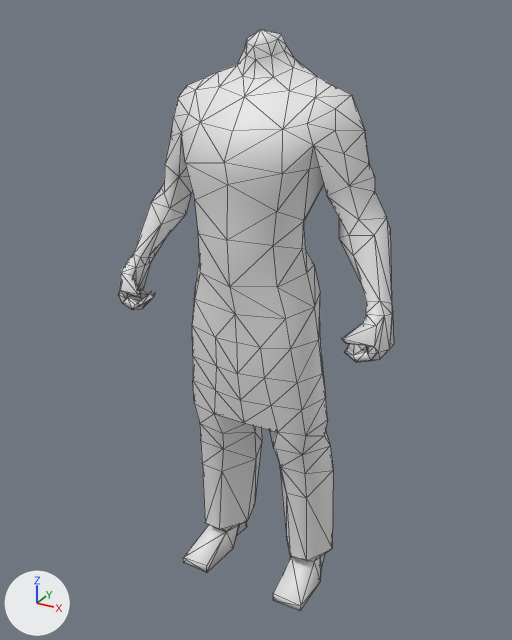
One commit to the COLLADA model art/meshes/skeletal/new/m_hero_pants_tunic.dae: the scene before it, then after it.
One viewpoint serves both versions: a 50 mm lens placed at (2.07, -3.81, 3.96), pointed at (-0.03, 0.02, 2.04). Arrows for +X, +Y and +Z are at lower left; the lights stay in place. Mesh edges are drawn as thin lines. Vertices at the same position are counted once.

Script lines for the objects in view, before the commit:
```python
me_cube_028 = bpy.data.meshes.new('Cube.028')
me_cube_028.from_pydata(...)  # 374 vertices, 744 faces; spans x -0.96..0.96, y -0.41..0.36, z 0.0..3.85
ob_m_hero_pants_tunic = bpy.data.objects.new('m_hero_pants_tunic', me_cube_028)
ob_m_hero_pants_tunic.location = (0.0, 0.0, 0.0)
```
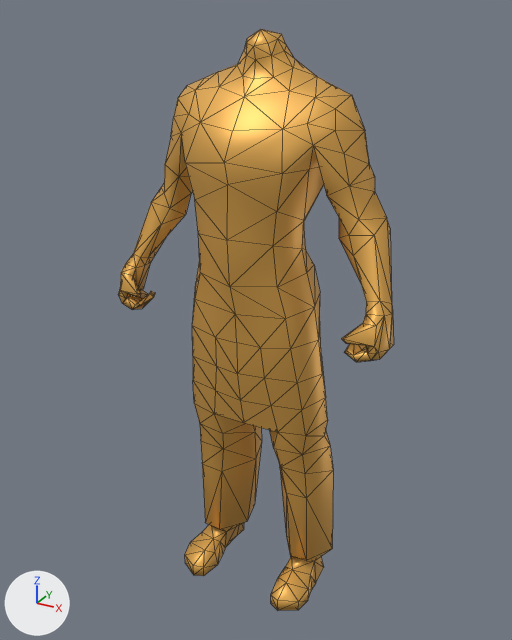
Pixel boxes [x1, y1, x2, y2] of what changed, in the pictures (512 x 640 px):
part 1 of me_cube_028, built on: before [183, 522, 325, 611]; after [185, 523, 324, 611]
part 2 of me_cube_028, recoloured: [119, 29, 394, 561] in both

What changed in the scene script:
```text
Add mat_skin:
    mat_skin = principled_material('Skin')
    mat_skin.base_color = (0.8, 0.433, 0.0937)  # orange #e7b056
    mat_skin.metallic = 0.5
Change me_cube_028:
    used by ob_m_hero_pants_tunic; location = (0.0, 0.0, 0.0)
    remove me_cube_028.from_pydata(...)  # 374 vertices, 744 faces; spans x -0.96..0.96, y -0.41..0.36, z 0.0..3.85
    add me_cube_028.from_pydata(...)  # 406 vertices, 808 faces; spans x -0.96..0.96, y -0.41..0.36, z 0.0..3.85
    me_cube_028 part 1
    16 vertices are removed from x -0.51..0.51, y -0.3..0.34, z 0.0..0.07
    48 faces are deleted
    2 vertices move from x -0.29..0.29, y -0.3, z 0.0 to x -0.28..0.28, y -0.1, z 0.15
    48 vertices are added at x -0.51..0.51, y -0.38..0.3, z 0.0..0.16
    112 new faces join them
    me_cube_028 part 2: 696 faces spanning x -0.96..0.96, y -0.41..0.36, z 0.14..3.85 switch from no material to mat_skin (orange #e7b056)
```
